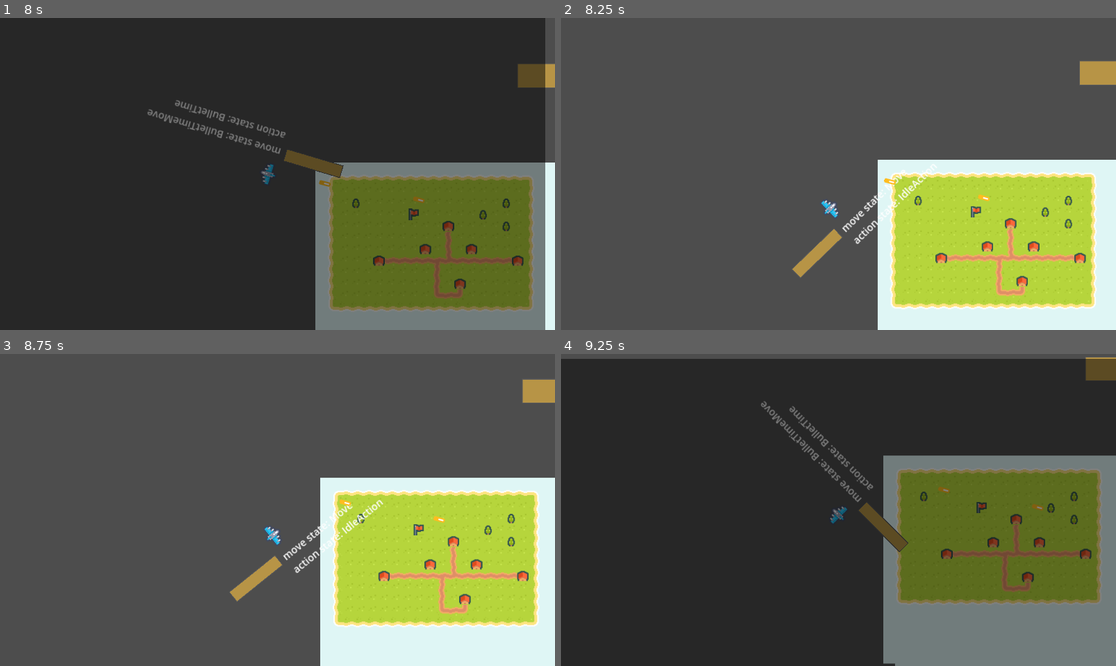
Above: before the commit, frames 1-4 (two rows, left to right).
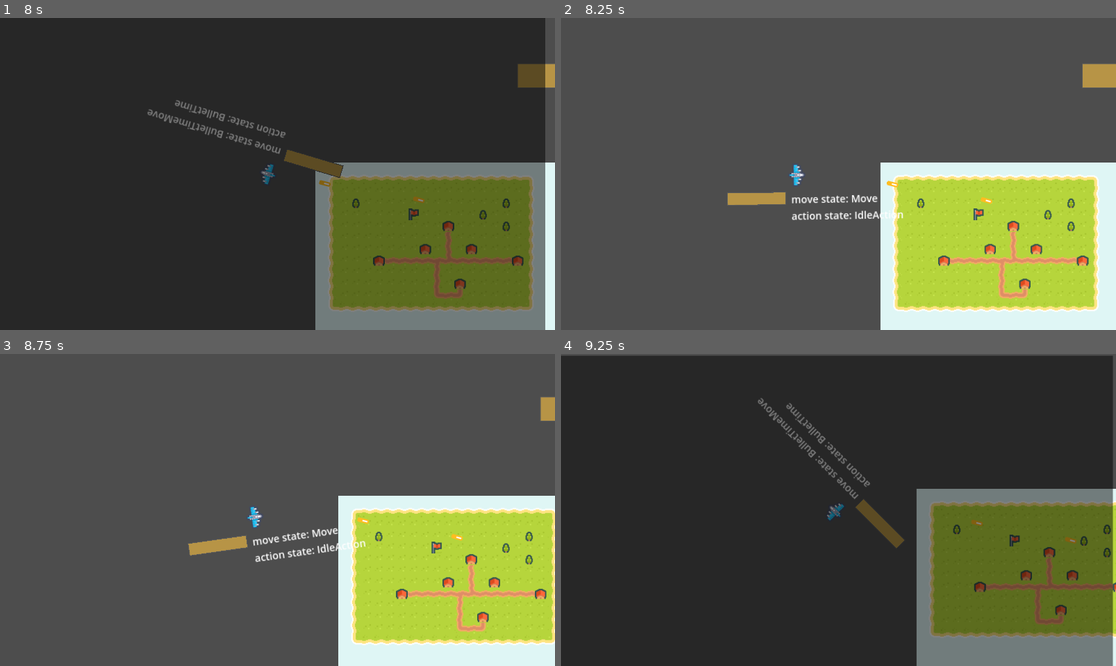
Above: after the commit, the same moments.

Repository: Cole-Miller-IT/Sky-High
Game: Godot game, scene res://Scenes/boot_intro.tscn
Two runs of this game, one before a commit and one after it. Both use one fixed random seed, a clock stepped at 60 frames per second and the inputs below.
Inputs (mouse positions are in pixels of both pictures, inside the frame that each line leads up to):
- Up to frame 1 (8 s): move the mouse to (399, 158) at 0.52 s; hold D (right) 0.53-1.28 s; tap Q (bulletTime) at 0.6, 1.55, 2.1, 6.05, 7.35 s; tap E (confirmBulletTime) at 0.8, 1.35, 2.3, 5.85, 6.8 s; move the mouse to (166, 189) at 1.27 s; hold S (down) 1.28-2.03 s; move the mouse to (333, 105) at 2.02 s; hold D (right) 2.03-2.75 s; click "Start" at 2.75 s; click "Start" at 3.5 s; click "Options" at 4.25 s; click "Credits" at 5 s; move the mouse to (249, 236) at 5.77 s; hold W (up) 5.78-6.53 s; tap Enter at 6.5 s; move the mouse to (444, 220) at 6.52 s; press the mouse at (444, 220) at 6.53 s; hold A (left) from 6.53 s (still down); move the mouse to (111, 127) at 7.27 s; release the mouse at (111, 127) at 7.28 s
- Up to frame 2 (8.25 s): move the mouse to (866, 174) at 8.02 s; release A (left) at 8.03 s; hold S (down) from 8.03 s (still down); tap E (confirmBulletTime) at 8.1 s
- Up to frame 3 (8.75 s): keep holding S (down)
- Up to frame 4 (9.25 s): move the mouse to (755, 432) at 8.77 s; release S (down) at 8.78 s; hold D (right) from 8.78 s (still down); tap Q (bulletTime) at 8.85 s

Frame 1 is identical in both runs. In frame 2, 6.8% of the frame differs, in the area x 30-100%, y 13-100%; in frame 3, 16%; in frame 4, 19%, in the area x 0-100%, y 0-100%.
Error in both runs: Cannot call method 'change_scene_to_file' on a null value. (res://Scripts/Main)

Commit message:
added four directional Bullet time movement

Diff:
--- a/Scripts/Player/BulletTimeMove.gd
+++ b/Scripts/Player/BulletTimeMove.gd
@@ -43,7 +43,11 @@
 	if Input.is_action_just_pressed("confirmBulletTime"):
 		print("execute bullet time orders")
 		#execute the orders the player has queued up
-		executeOrders()
+		var result = executeOrders()
+
+		#if false keep player in bulletTime, clear list or show what caused them to give the error. i.e. out of bounds with move 3
+		print("result of bullet Time")
+		print(result)
 
 		return move_state
 
@@ -83,27 +87,39 @@
 	return null
 
 
-func executeOrders():
+func executeOrders() -> bool:
 	var newPos = Vector2(0,0)
+	var direction = null
+	var targetPos = BTSprite.global_position
+	#print(moveOrders)
 	for order in moveOrders:
-		print(order)
-		#Check out of bounds around here
-
-
 		if order == "left":
-			newPos += Vector2(-dashAmount, 0) #change these
+			direction = (targetPos - parent.global_position).normalized()
+			newPos = direction * dashAmount
 
 		if order == "right":
-			newPos += Vector2(dashAmount, 0)
+			direction = (targetPos - parent.global_position).normalized()
+			newPos = direction * dashAmount
 
 		if order == "up":
-			newPos += Vector2(0, -dashAmount)
+			direction = (targetPos - parent.global_position).normalized()
+			newPos = direction * dashAmount
 
 		if order == "down":
-			newPos += Vector2(0, dashAmount)
+			direction = (targetPos - parent.global_position).normalized()
+			newPos = direction * dashAmount
 
-	print(newPos)
-	parent.position += newPos
+		#Check out of bounds around here
+		#newPos = parent.position + newPos
+		#if newPos out of bounds:
+			#return false
+
+		#print(parent.position)
+		parent.position += newPos
+		#print("after")
+		#print(parent.position)
+
+	return true
 
 func combineOrders():
 	pass
Binary file added: Assets/Images/Explosion_Sheet.png
Not shown, added: Assets/Images/Explosion_Sheet.png.import
